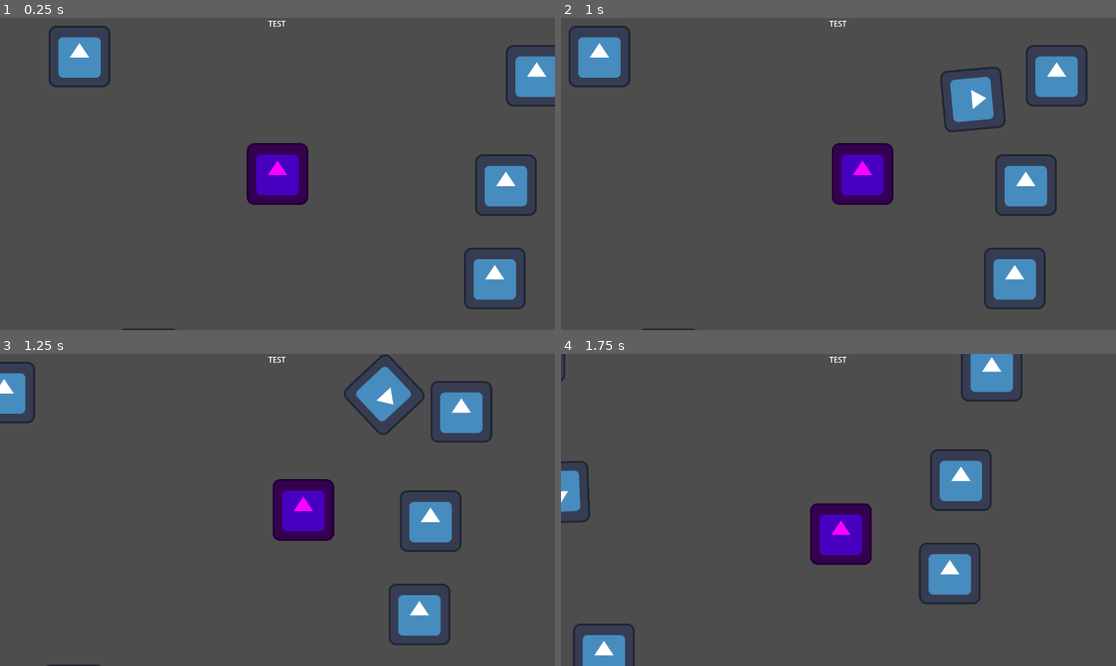
Above: before the commit, frames 1-4 (two rows, left to right).
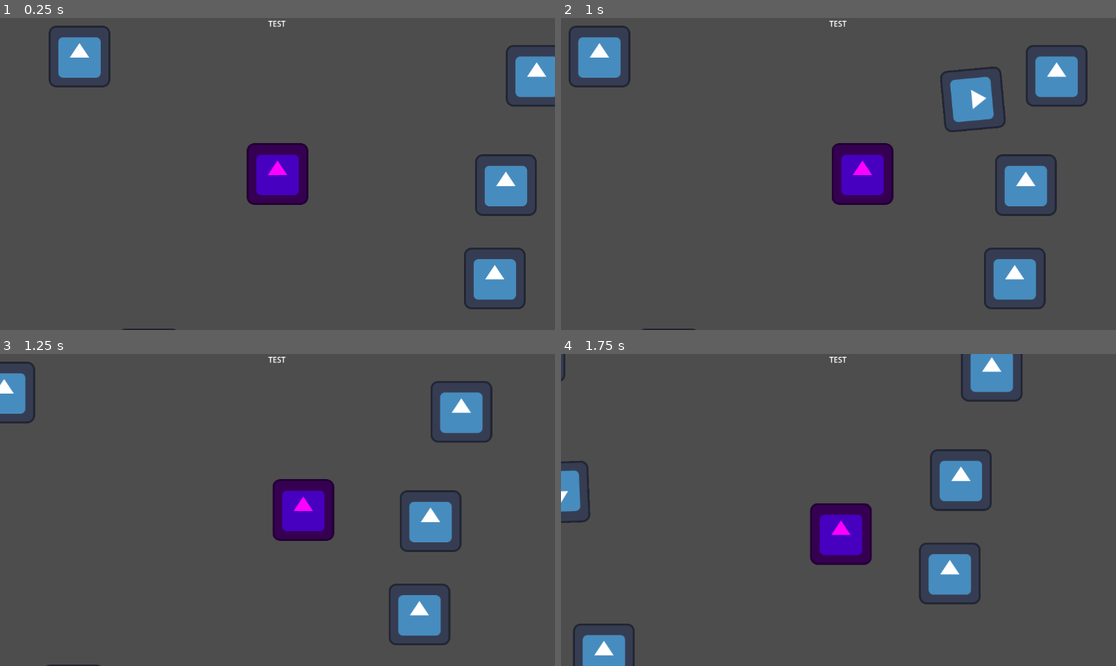
Above: after the commit, the same moments.

Repository: pingwin01games/BialJam2024
Game: Godot game, scene res://scene/world.tscn
Two runs of this game, one before a commit and one after it. Both use one fixed random seed, a clock stepped at 60 frames per second and the inputs below. The engine's default icon, where the game draws it, is replaced by a stand-in: a white triangle on a blue panel in a dark square.
Inputs (mouse positions are in pixels of both pictures, inside the frame that each line leads up to):
- Up to frame 1 (0.25 s): no input
- Up to frame 2 (1 s): tap Enter at 0.5 s; move the mouse to (960, 158) at 0.52 s; hold Right (ui_right) from 0.53 s (still down); click (960, 158) at 0.6 s
- Up to frame 3 (1.25 s): keep holding Right (ui_right)
- Up to frame 4 (1.75 s): move the mouse to (727, 525) at 1.27 s; release Right (ui_right) at 1.28 s; hold Down (ui_down) from 1.28 s (still down); click (727, 525) at 1.35 s

Frames 1-2 are identical in both runs. In frame 3, 1.3% of the frame differs, in the area x 61-77%, y 0-27%; in frame 4, nothing differs.

Commit message:
dodano 2 wroga
goni i ucieka. moze czyms strzelac

Diff:
--- /dev/null
+++ b/scene/Enemies/enemy_2.tscn
@@ -0,0 +1,19 @@
+[gd_scene load_steps=4 format=3 uid="uid://c6cgk320vn85q"]
+
+[ext_resource type="Texture2D" uid="uid://cojaxssn6g72v" path="res://icon.svg" id="1_7wpua"]
+[ext_resource type="Script" path="res://script/enemy_2.gd" id="1_l513w"]
+
+[sub_resource type="RectangleShape2D" id="RectangleShape2D_y31qs"]
+size = Vector2(128, 128)
+
+[node name="enemy2" type="CharacterBody2D"]
+collision_layer = 4
+collision_mask = 31
+script = ExtResource("1_l513w")
+
+[node name="CollisionShape2D" type="CollisionShape2D" parent="."]
+shape = SubResource("RectangleShape2D_y31qs")
+
+[node name="Sprite2D" type="Sprite2D" parent="."]
+modulate = Color(1, 0.494118, 0.0313726, 1)
+texture = ExtResource("1_7wpua")
--- a/scene/world.tscn
+++ b/scene/world.tscn
@@ -1,7 +1,8 @@
-[gd_scene load_steps=3 format=3 uid="uid://dy2o3bvhfjw5g"]
+[gd_scene load_steps=4 format=3 uid="uid://dy2o3bvhfjw5g"]
 
 [ext_resource type="PackedScene" uid="uid://don334ykj1ehi" path="res://scene/gracz.tscn" id="1_8i10d"]
 [ext_resource type="PackedScene" uid="uid://c2buksrl1610e" path="res://scene/blok.tscn" id="2_yiyiv"]
+[ext_resource type="PackedScene" uid="uid://c6cgk320vn85q" path="res://scene/Enemies/enemy_2.tscn" id="3_m2b3q"]
 
 [node name="World" type="Node2D"]
 
@@ -21,3 +22,6 @@
 
 [node name="Blok5" parent="." instance=ExtResource("2_yiyiv")]
 position = Vector2(474, 23)
+
+[node name="enemy2" parent="." instance=ExtResource("3_m2b3q")]
+position = Vector2(339, -518)
--- /dev/null
+++ b/script/enemy_2.gd
@@ -0,0 +1,24 @@
+extends CharacterBody2D
+
+
+const SPEED = 100
+const RUN_SPEED = 200
+
+
+var pozycja_gracza : Vector2 = Vector2.ZERO
+var kierunek_ruchu : Vector2 = Vector2.ZERO
+var current_speed = 100
+
+func _physics_process(delta):
+
+	pozycja_gracza = get_tree().get_first_node_in_group("player").position
+
+	kierunek_ruchu = pozycja_gracza - position
+	if kierunek_ruchu.length() > 256:
+		velocity = kierunek_ruchu.normalized() * SPEED
+
+	else:
+		kierunek_ruchu = position - pozycja_gracza
+		velocity = kierunek_ruchu.normalized() * RUN_SPEED
+
+	move_and_slide()
--- a/script/pila.gd
+++ b/script/pila.gd
@@ -6,7 +6,6 @@
 func _physics_process(delta):
 
 	velocity = Vector2.RIGHT.rotated(rotation) * SPEED
-
 	move_and_slide()
 
 
